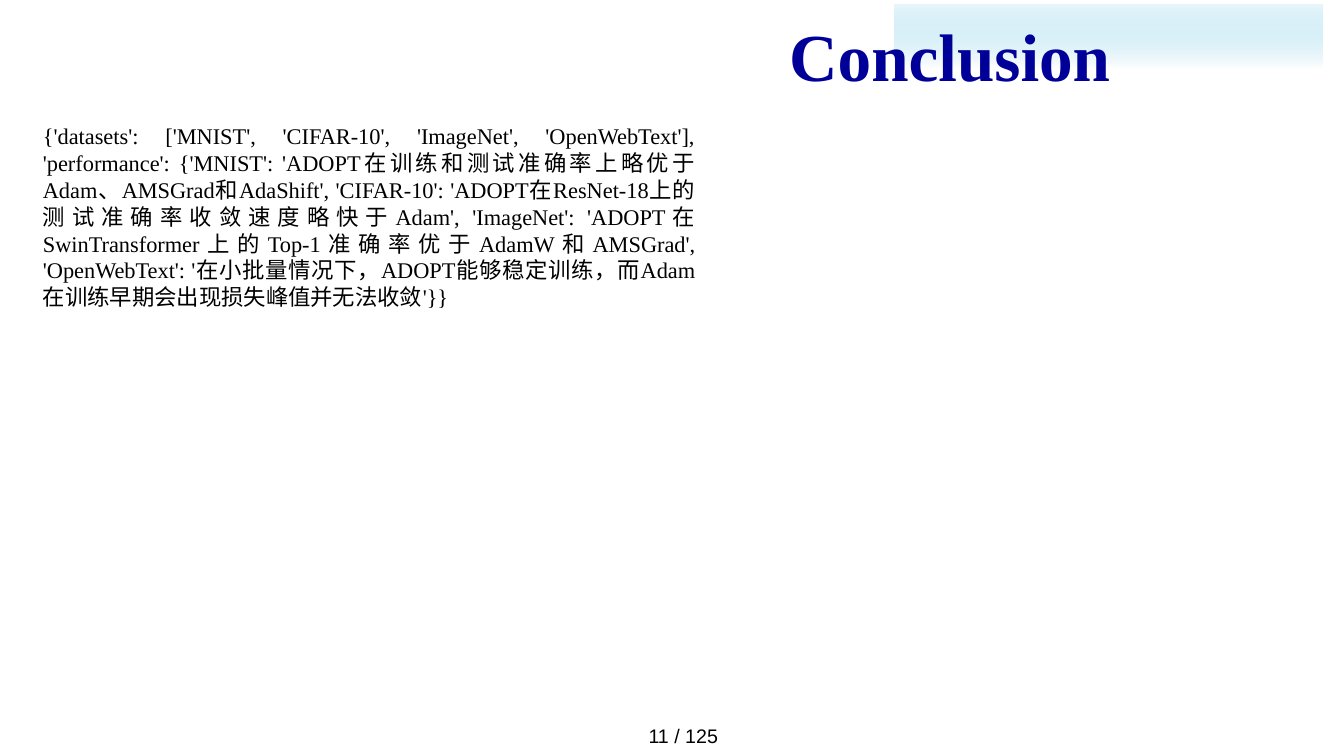
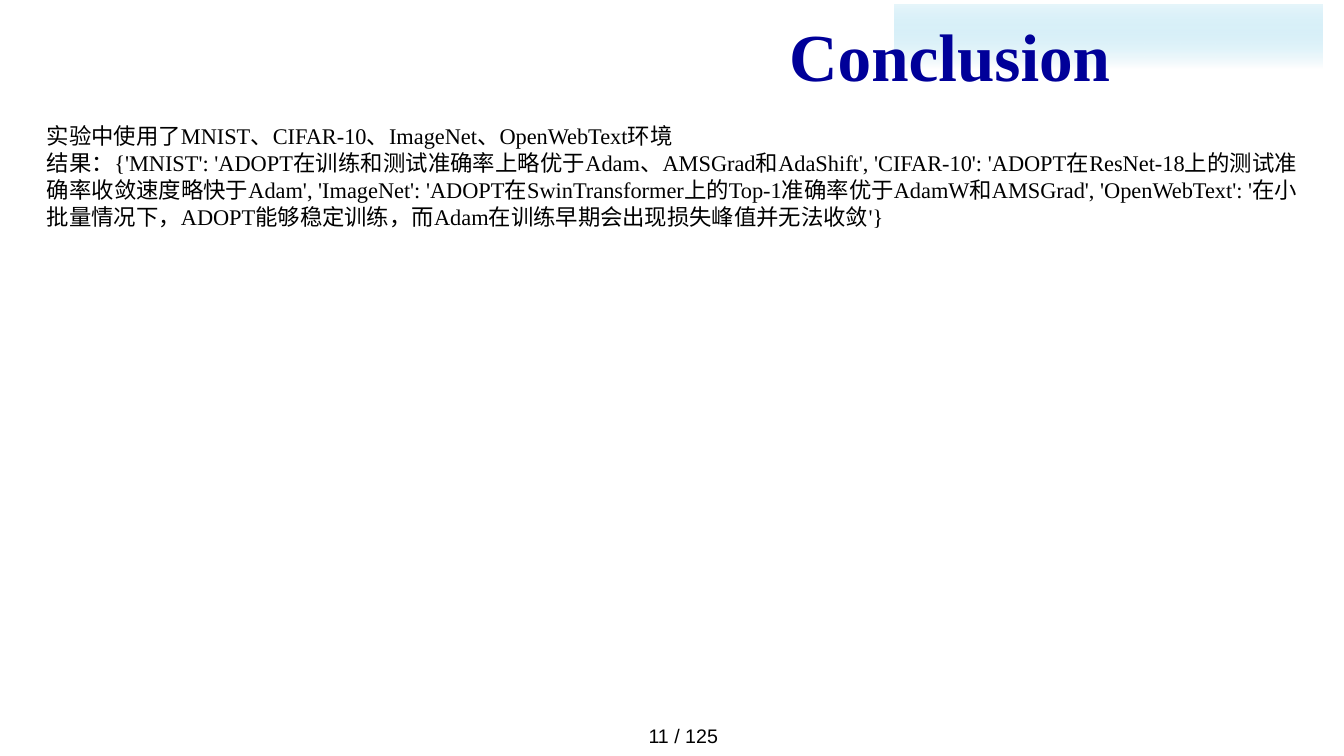
Before and after one commit to majialin-1995/paper_download, a slide deck: slide 15 of slides.pptx. Drawn at 1344x756 pixels with LibreOffice and Linux fonts; fonts in the diff are those of the drawing; background and template pictures are left out. Boxes give left, top, right and bottom in pixels: in the first picture for what was removed or moved away, otherwise in the second. Text is boxed around its words. In the diff, an @@ line names an element or a change of style, - is before the commit and + after.

```diff
--- a/slides.pptx
+++ b/slides.pptx
@@ text at box(47, 125, 1297, 228): text changed @@
-{'datasets': ['MNIST', 'CIFAR-10', 'ImageNet', 'OpenWebText'], 'performance': {'MNIST': 'ADOPT在训练和测试准确率上略优于Adam、AMSGrad和AdaShift', 'CIFAR-10': 'ADOPT在ResNet-18上的测试准确率收敛速度略快于Adam', 'ImageNet': 'ADOPT在SwinTransformer上的Top-1准确率优于AdamW和AMSGrad', 'OpenWebText': '在小批量情况下，ADOPT能够稳定训练，而Adam在训练早期会出现损失峰值并无法收敛'}}
+实验中使用了MNIST、CIFAR-10、ImageNet、OpenWebText环境
+结果：{'MNIST': 'ADOPT在训练和测试准确率上略优于Adam、AMSGrad和AdaShift', 'CIFAR-10': 'ADOPT在ResNet-18上的测试准确率收敛速度略快于Adam', 'ImageNet': 'ADOPT在SwinTransformer上的Top-1准确率优于AdamW和AMSGrad', 'OpenWebText': '在小批量情况下，ADOPT能够稳定训练，而Adam在训练早期会出现损失峰值并无法收敛'}
```
Also in this commit, not shown: 39 other slides changed, 3 other files.
